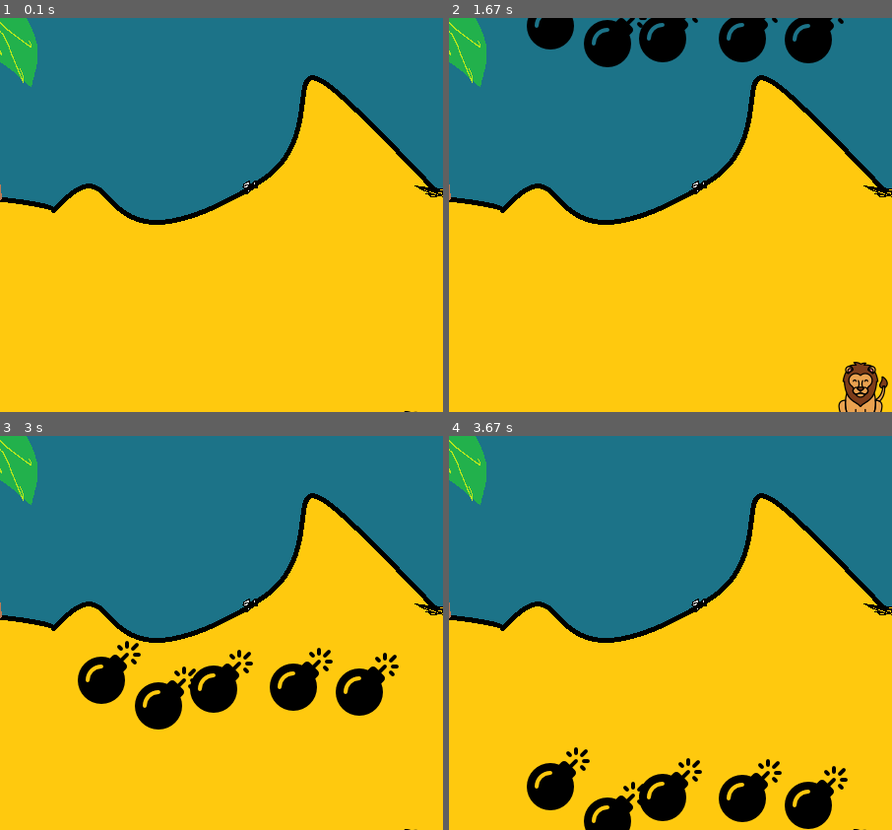
Above: before the commit, frames 1-4 (two rows, left to right).
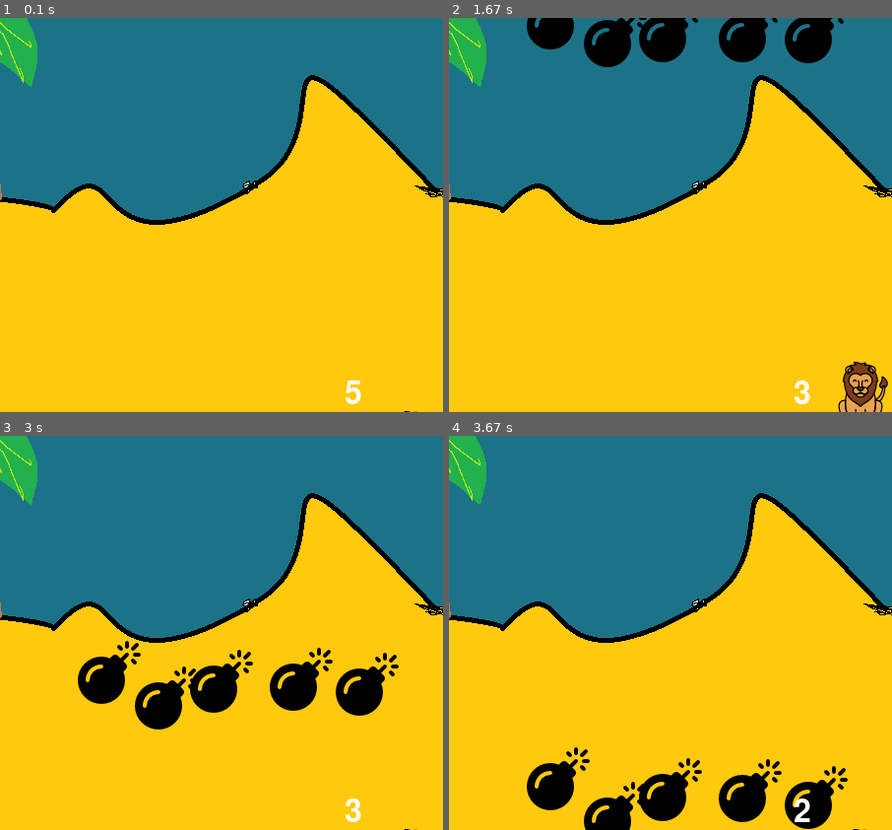
Above: after the commit, the same moments.

Repository: LiO12-user/pygame
Game: pygame game, started from game.py
The game is run twice, just before and just after one commit, with the same random seed, the same clock (stepped at 60 frames per second) and the same inputs.
Inputs:
- Up to frame 1 (0.1 s): no input
- Up to frame 2 (1.67 s): tap Space at 0.33, 0.67 s; hold Up from 1.5 s (still down)
- Up to frame 3 (3 s): release Up at 1.97 s; hold Right 2-2.47 s; hold Down from 2.5 s (still down)
- Up to frame 4 (3.67 s): release Down at 3.03 s; hold Space 3.07-3.37 s; hold Down 3.07-3.37 s
The pictures show only the part of the screen within x 50-100%, y 42-92%; the shares and areas given below are measured in that part.

The runs differ from the first frame. In frame 1, 0.1% of the frame differs, in the area x 78-82%, y 92-98%; in frame 2, 0.1%; in frame 3, 0.1%; in frame 4, 0.1%.

Commit message:
zobrazovanie poctu boostov

Diff:
--- a/game.py
+++ b/game.py
@@ -38,6 +38,16 @@
 # init screen
 s = Screen()
 screen = s.set_mode()
+
+class Texts:
+    def __init__(self):
+        self.font = pygame.font.Font('freesansbold.ttf', 32)
+
+    def show_text(self, text):
+        over_text = self.font.render(str(text), True, (255, 255, 255))
+        screen.blit(over_text, (800, 700))
+
+text = Texts()
 
 class Player:
     player_img = pg.image.load('imgs/lion.png')
@@ -53,6 +63,7 @@
         self.player_img = img
         self.change_img_pos_x = change_img_pos_x
         self.change_img_pos_y = change_img_pos_y
+        self.boost_charges = 5
 
 
     def show_player(self):
@@ -64,12 +75,22 @@
             if event.type == pg.KEYDOWN:
                 if event.key == pg.K_LEFT:
                     self.change_img_pos_x = -5
+
                 if event.key == pg.K_RIGHT:
                     self.change_img_pos_x = 5
+
                 if event.key == pg.K_UP:
                     self.change_img_pos_y = -5
+
                 if event.key == pg.K_DOWN:
                     self.change_img_pos_y = 5
+
+                if event.key == pg.K_SPACE:
+                    self.change_img_pos_x *= 4
+                    self.change_img_pos_y *= 4
+                    self.boost_charges -= 1
+
+
             if event.type == pg.KEYUP:
                 if event.type == pg.K_LEFT or pg.K_RIGHT:
                     self.change_img_pos_x = 0
@@ -89,7 +110,6 @@
 
         if self.player_pos_y <= 0:
             self.player_pos_y = 0
-
 
 class Bomb:
     bomb_x_ar = []
@@ -173,7 +193,6 @@
 
 while not bomb.detect_collision():
 
-
     if bomb.detect_collision():
         bomb.show_bomb_explosion()
 
@@ -189,4 +208,6 @@
 
     bomb.check_bomb_pos_y()
 
+    text.show_text(player.boost_charges)
+
     pg.display.update()
